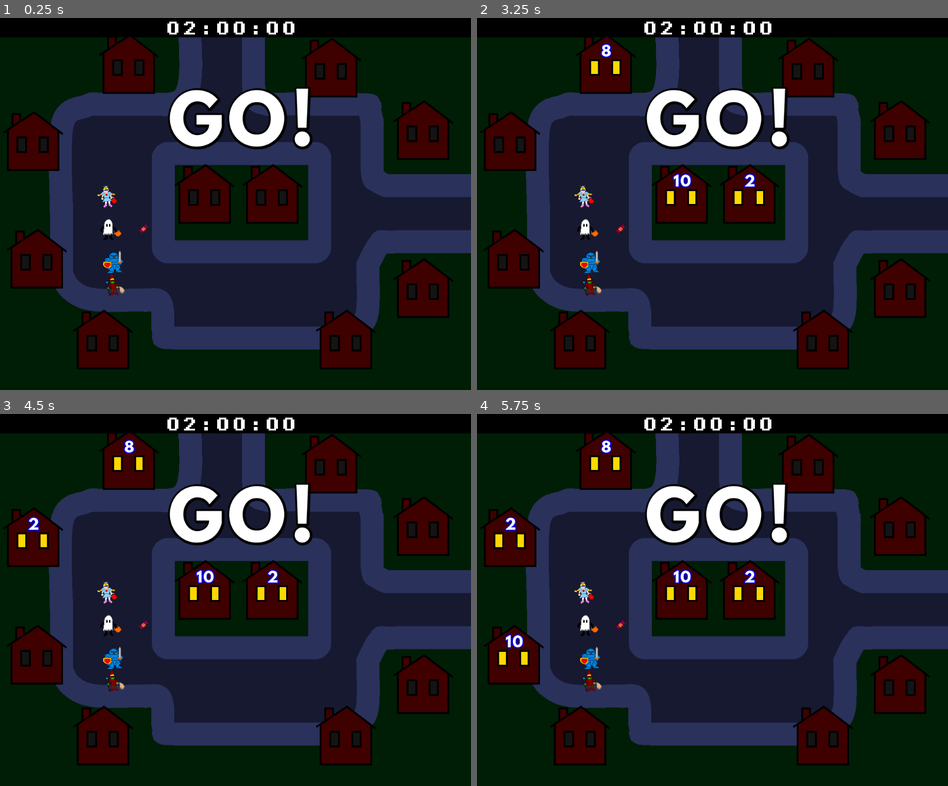
Above: before the commit, frames 1-4 (two rows, left to right).
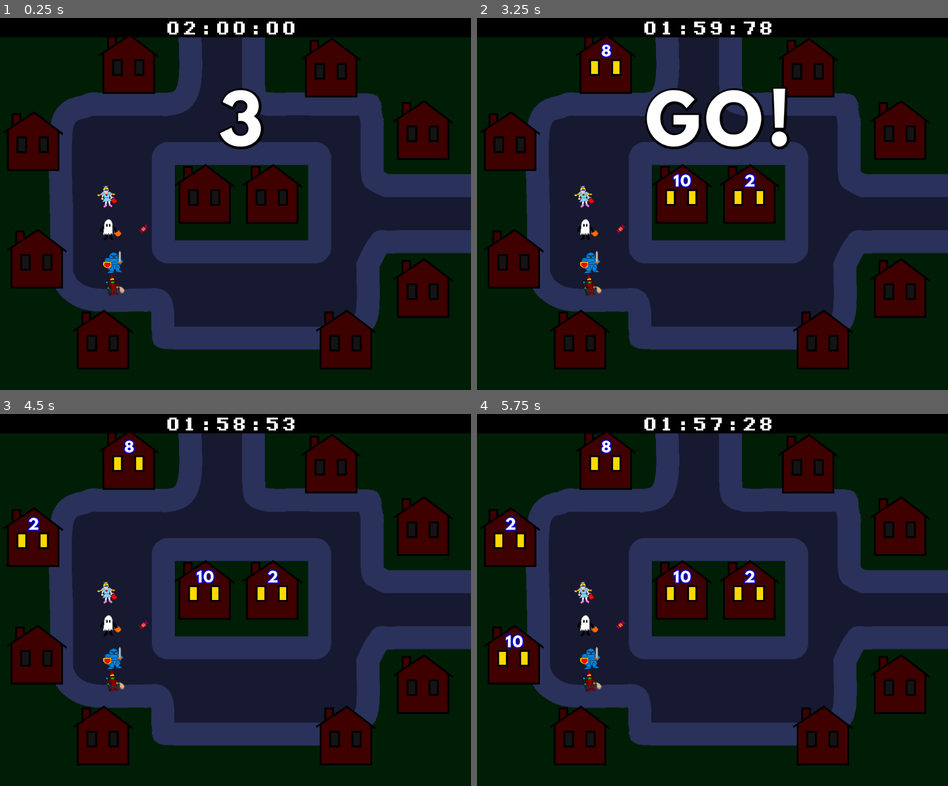
Above: after the commit, the same moments.

Repository: King9999/trickortreat_godot
Game: Godot game, scene res://Scenes/main.tscn
The game is run twice, just before and just after one commit, with the same random seed, the same clock (stepped at 60 frames per second) and the same inputs. This scene is started directly instead of the project's main scene.
Inputs:
- Up to frame 1 (0.25 s): no input
- Up to frame 2 (3.25 s): tap Enter at 0.5, 2.75 s; hold D (P1_Right) 0.53-1.28 s; tap Space (P1_Trick) at 0.6, 2 s; hold S (P1_Down) 1.28-2.03 s; tap Down (P2_Down) at 1.35 s; hold D (P1_Right) 2.03-2.78 s; tap Left (P2_Left) at 2.1 s; hold W (P1_Up) from 2.78 s (still down); tap Right (P2_Right) at 2.85 s
- Up to frame 3 (4.5 s): release W (P1_Up) at 3.53 s; hold A (P1_Left) from 3.53 s (still down); tap Ctrl (P2_Trick) at 3.6 s; tap Up (P2_Up) at 4.35 s
- Up to frame 4 (5.75 s): tap Space (P1_Trick) at 5, 5.1 s; release A (P1_Left) at 5.03 s; hold S (P1_Down) from 5.03 s (still down)

The runs differ from the first frame. In frame 1, 3.5% of the frame differs, in the area x 35-67%, y 18-36%; in frame 2, 0.1%; in frame 3, 3.3%; in frame 4, 3.4%.

Commit message:
Game now starts after countdown
The countdown sends a signal that's picked up by game manager to start the timer.

Also, added start points for the players.

Diff:
--- a/Scenes/main.tscn
+++ b/Scenes/main.tscn
@@ -25,6 +25,7 @@
 
 [node name="Main" type="Node2D"]
 script = ExtResource("1_fdnlq")
+game_time = 120
 
 [node name="Level" type="Sprite2D" parent="."]
 texture = ExtResource("1_jjgbg")
@@ -187,3 +188,19 @@
 scroll_active = false
 horizontal_alignment = 1
 vertical_alignment = 1
+
+[node name="Player 1 Start Position" type="Node2D" parent="."]
+editor_description = "Node where player 1 starts"
+position = Vector2(-263, -128)
+
+[node name="Player 2 Start Position" type="Node2D" parent="."]
+editor_description = "Node where player 1 starts"
+position = Vector2(240, 144)
+
+[node name="Player 3 Start Position" type="Node2D" parent="."]
+editor_description = "Node where player 1 starts"
+position = Vector2(-232, 143)
+
+[node name="Player 4 Start Position" type="Node2D" parent="."]
+editor_description = "Node where player 1 starts"
+position = Vector2(232, -128)
--- a/Scripts/candy.gd
+++ b/Scripts/candy.gd
@@ -1,5 +1,6 @@
 extends Area2D
 
+class_name Candy
 
 func _on_body_entered(player: Costume) -> void:
 	player.candy_amount += 1
--- a/Scripts/costume_base.gd
+++ b/Scripts/costume_base.gd
@@ -30,6 +30,9 @@
 var trick_active: bool
 
 @onready var trick_or_treat_sprite: Sprite2D = $"Sprite_Trick Or Treat Bubble"
+
+enum Player { HUMAN, CPU }
+@export var player_type: Player
 
 #consts
 const MAX_CANDY: int = 999
--- a/Scripts/countdown.gd
+++ b/Scripts/countdown.gd
@@ -5,6 +5,7 @@
 extends Node2D
 
 class_name Countdown
+signal start_game() 		#when countdown reaches 0, game manager picks up signal to start game
 
 @onready var countdown_label: RichTextLabel = $"Countdown Label"
 @export var countdown_time: float
@@ -14,7 +15,7 @@
 func _ready() -> void:
 	#set_countdown_time(4)
 	#await get_tree().create_timer(1).timeout
-	pass
+	countdown_label.text = ""
 
 # Called every frame. 'delta' is the elapsed time since the previous frame.
 func _process(delta: float) -> void:
@@ -24,6 +25,7 @@
 			countdown_label.text = "%d" % countdown_time
 		else:
 			countdown_label.text = "GO!"
+			start_game.emit()
 			await get_tree().create_timer(1).timeout
 			visible = false							#hide self
 			set_process(false)
--- a/Scripts/game_manager.gd
+++ b/Scripts/game_manager.gd
@@ -7,12 +7,38 @@
 @onready var timer: Game_Timer = $Timer
 @onready var countdown: Countdown = $Countdown
 
+#player start positions
+@onready var player_position1: Node2D = $"Player 1 Start Position"
+@onready var player_position2: Node2D = $"Player 2 Start Position"
+@onready var player_position3: Node2D = $"Player 3 Start Position"
+@onready var player_position4: Node2D = $"Player 4 Start Position"
+
+@export var candy_list: Array[Candy] = []			#location of on screen candy objects
+@export var game_time: int							#time in seconds. default 2 minutes
+var game_started: bool
+
 # Called when the node enters the scene tree for the first time.
 func _ready() -> void:
-	timer.set_timer(120)
+	#Timer setup
+	timer.set_timer(game_time)
 	countdown.set_countdown_time(4)
+	countdown.start_game.connect(_start_game)
+
+	######player setup######
+	#set up the first 2 players
+
 
 
 # Called every frame. 'delta' is the elapsed time since the previous frame.
 func _process(delta: float) -> void:
-	pass
+	if !game_started:
+		countdown.start_countdown(true)
+	else:
+		pass
+
+#function executes when countdown emits signal
+func _start_game():
+	print("Starting game")
+	game_started = true
+	timer.start_timer(true)
+	countdown.start_game.disconnect(_start_game)	#prevents code from running more than once
